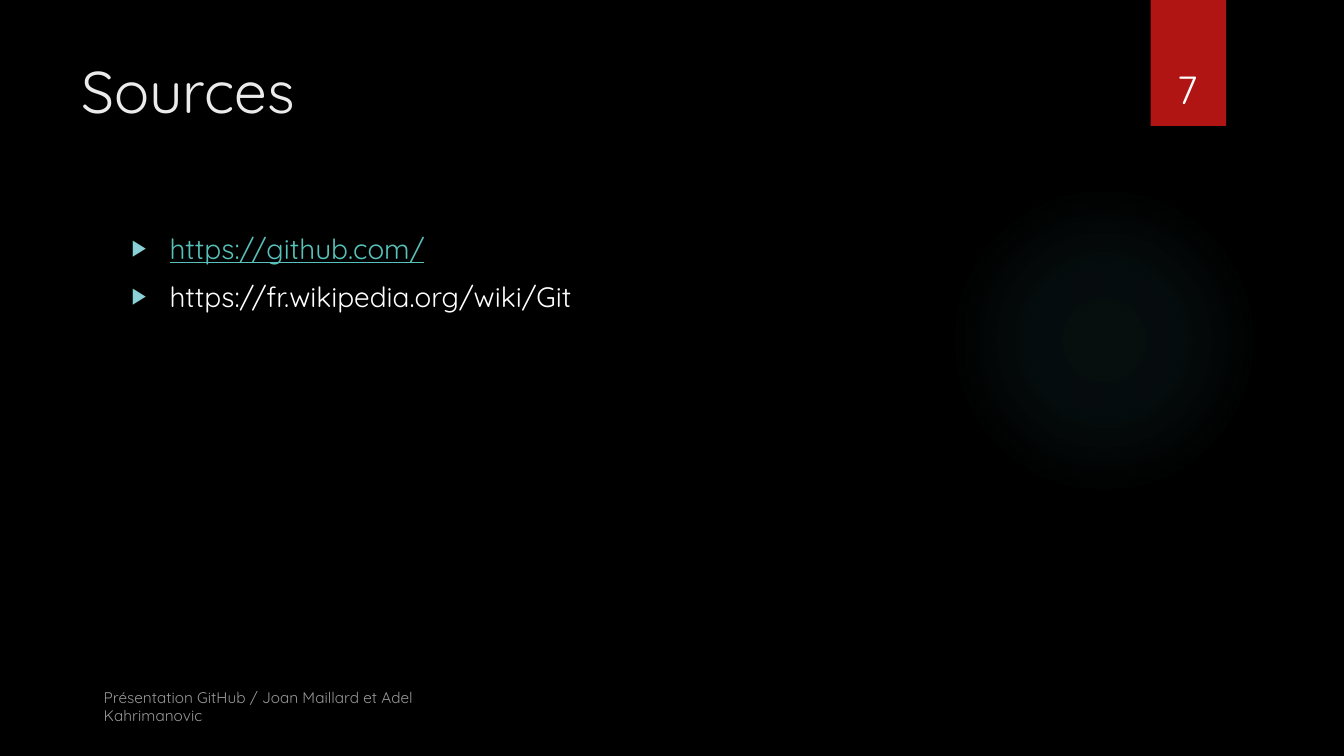
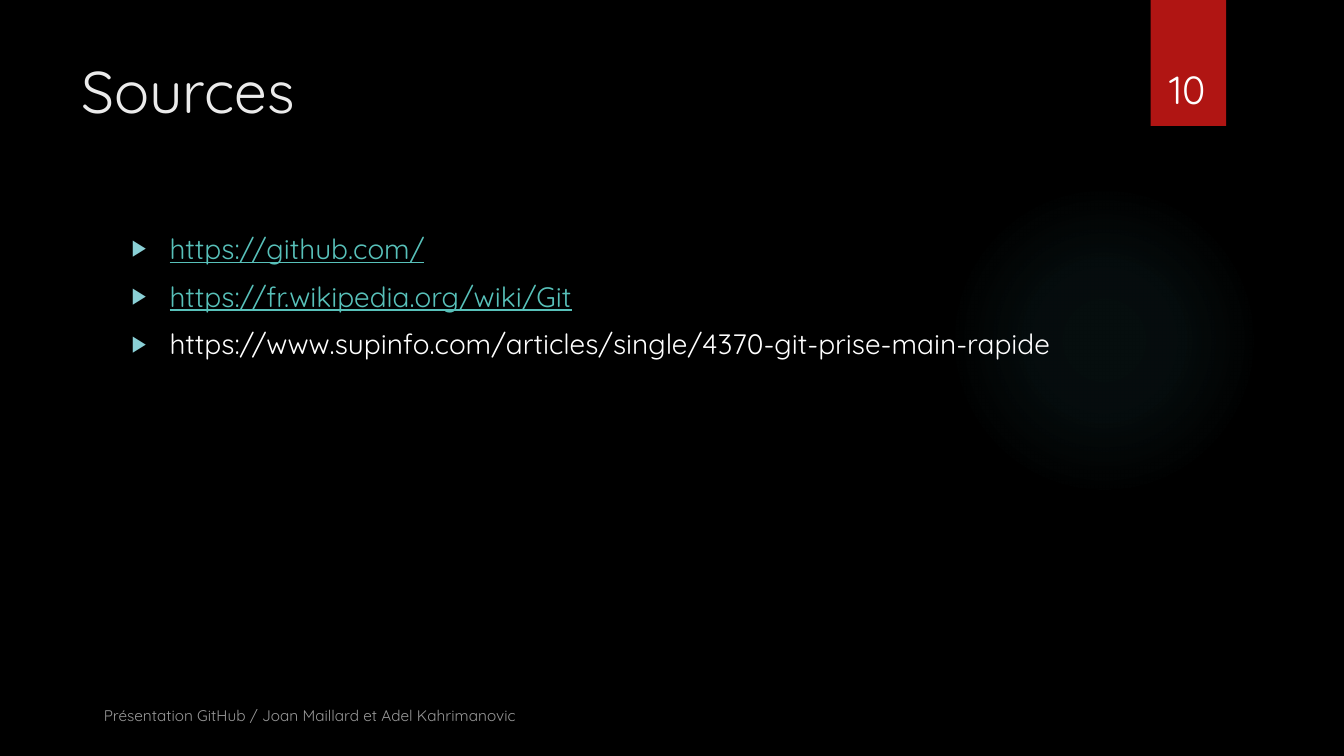
Before and after one commit to JoanMaillard/Manette, a slide deck: slide 10 of GitHub.pptx (slide 7 before the commit). Drawn at 1344x756 pixels with LibreOffice and Linux fonts; fonts in the diff are those of the drawing; background and template pictures are left out. Boxes give left, top, right and bottom in pixels: in the first picture for what was removed or moved away, otherwise in the second. Text is boxed around its words. In the diff, an @@ line names an element or a change of style, - is before the commit and + after.

```diff
--- a/GitHub.pptx
+++ b/GitHub.pptx
@@ page number at box(1169, 76, 1205, 105): text changed @@
-7
+10
@@ text at box(170, 284, 572, 313): text colour #FFFFFF to #58C1BA, underline on in "https://fr.wikipedia.org/wiki/Git" @@
@@ text at box(170, 331, 1050, 360): paragraph added @@
+▶ https://www.supinfo.com/articles/single/4370-git-prise-main-rapide
@@ text "Présentation GitHub / Joan Maillard ..." rewrapped from box(104, 692, 412, 721) to box(104, 710, 516, 721) @@
```
Also in this commit, not shown: 5 other slides changed, 3 slides added.
